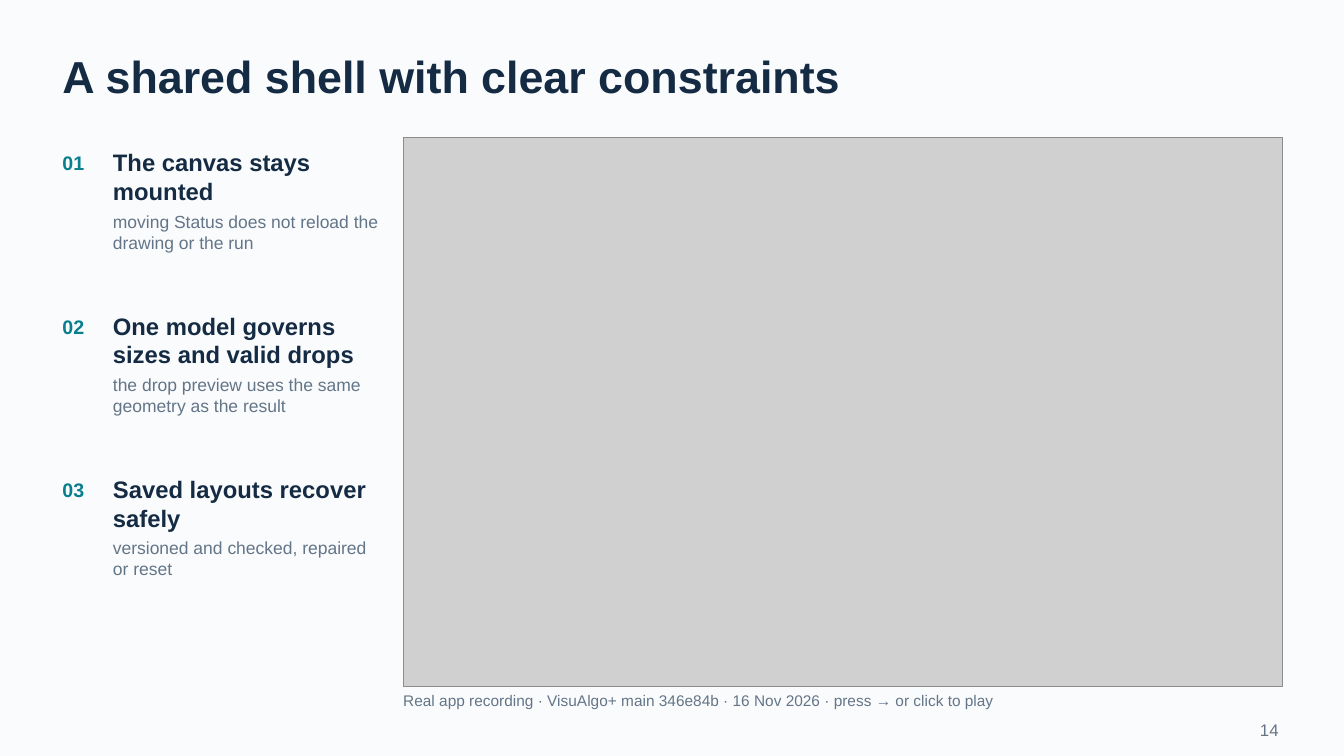
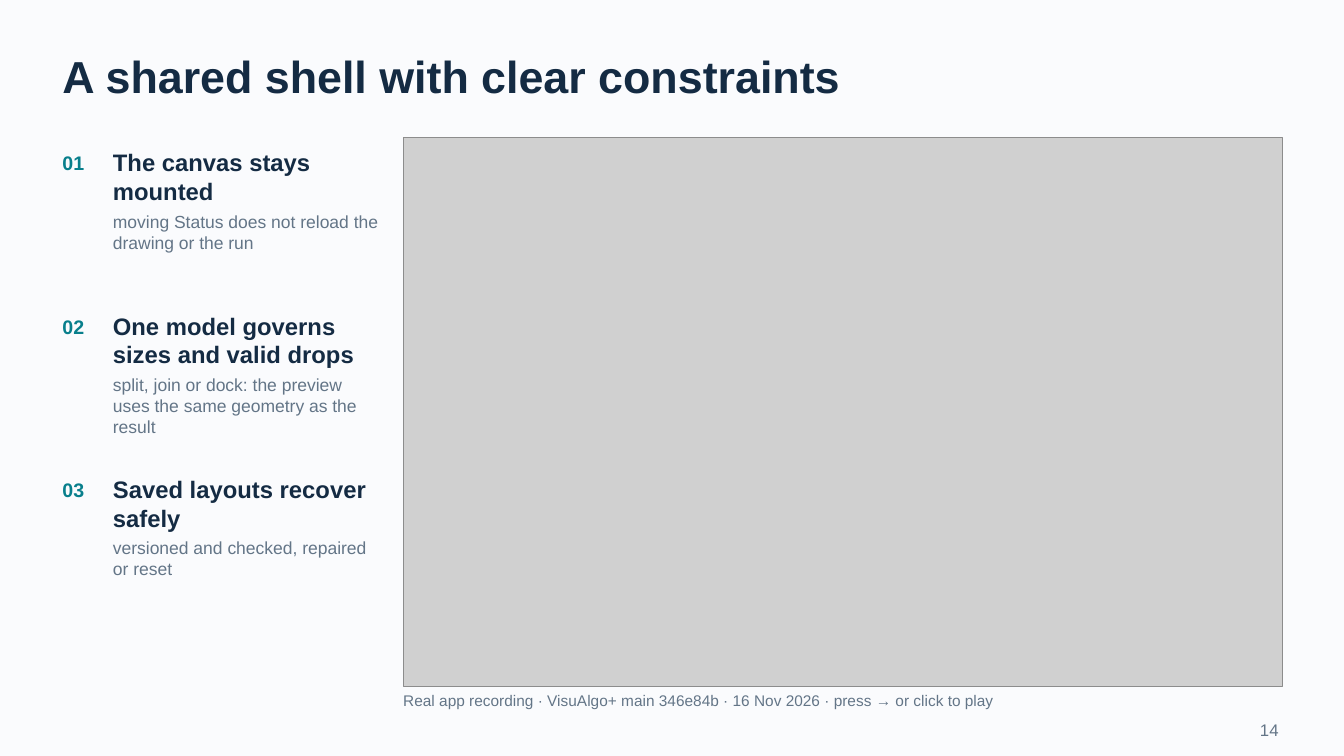
Before and after one commit to BJoozz/docsforfyp, a slide deck: slide 14 of presentation/VisuAlgo_CA_Presentation.pptx. Drawn at 1344x756 pixels with LibreOffice and Linux fonts; fonts in the diff are those of the drawing; grey boxes stand for pictures. Boxes give left, top, right and bottom in pixels: in the first picture for what was removed or moved away, otherwise in the second. Text is boxed around its words. In the diff, an @@ line names an element or a change of style, - is before the commit and + after.

```diff
--- a/presentation/VisuAlgo_CA_Presentation.pptx
+++ b/presentation/VisuAlgo_CA_Presentation.pptx
@@ text at <box>113,378,356,433</box>: text changed @@
-the drop preview uses the same geometry as the result
+split, join or dock: the preview uses the same geometry as the result
```
Also in this commit, not shown: 8 other files.
